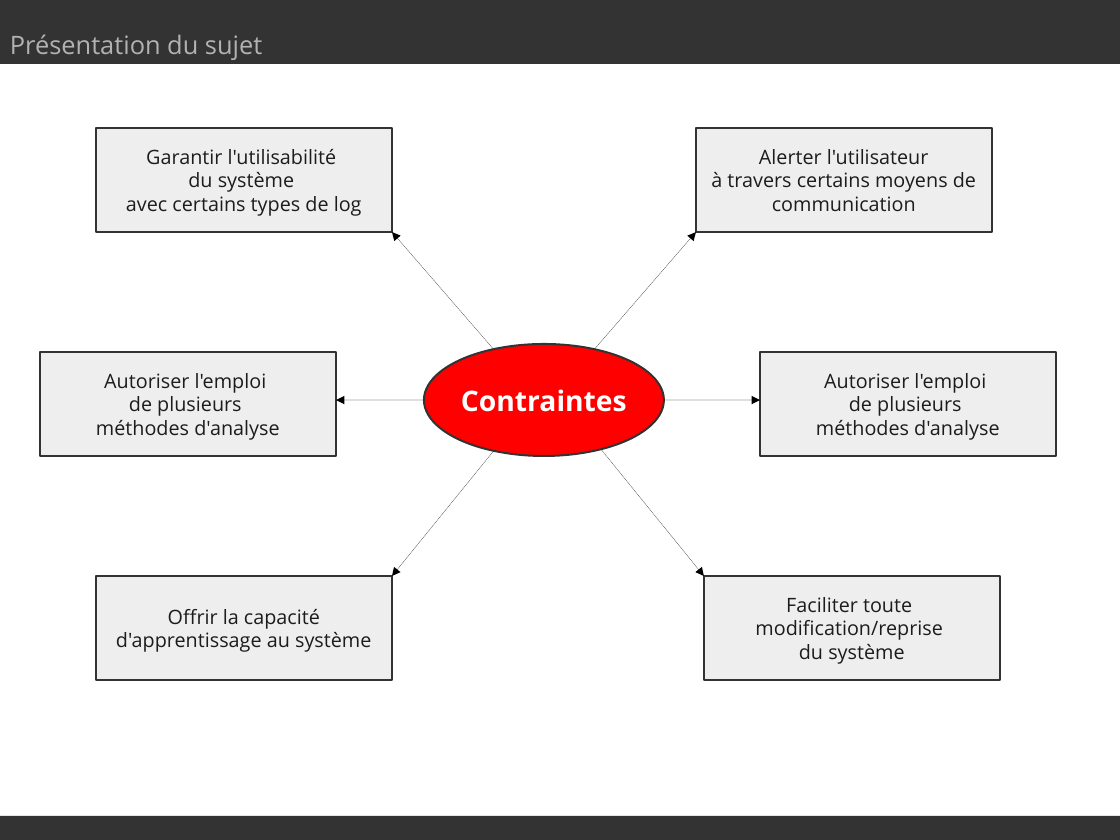
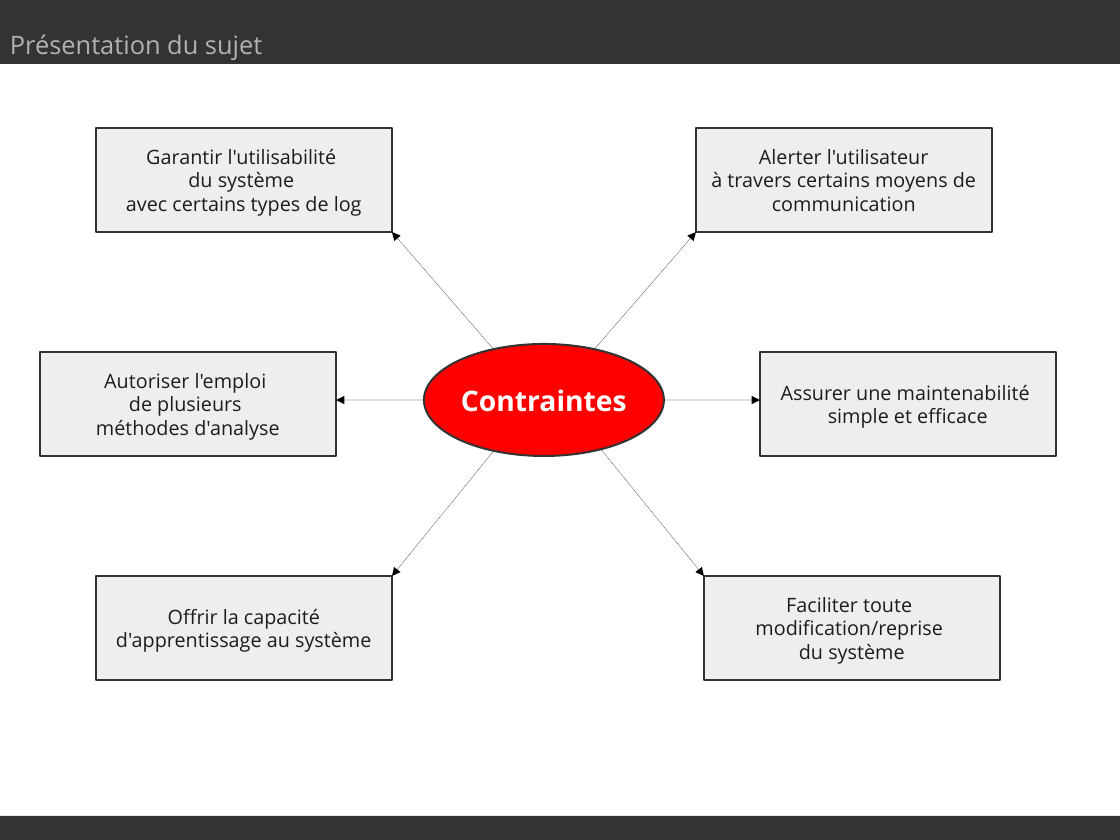
Before and after one commit to SmartLoggerManagement/SmartLogger, a slide deck: slide 4 of presentation.odp. Drawn at 1120x840 pixels with LibreOffice and Linux fonts; fonts in the diff are those of the drawing. Boxes give left, top, right and bottom in pixels: in the first picture for what was removed or moved away, otherwise in the second. Text is boxed around its words. In the diff, an @@ line names an element or a change of style, - is before the commit and + after.

```diff
--- a/presentation.odp
+++ b/presentation.odp
@@ text in rectangle at box(781, 385, 1030, 428): text changed @@
-Autoriser l'emploi
-de plusieurs
-méthodes d'analyse
+Assurer une maintenabilité
+simple et efficace
```
Also in this commit, not shown: 1 other slide changed, 1 slide added.
